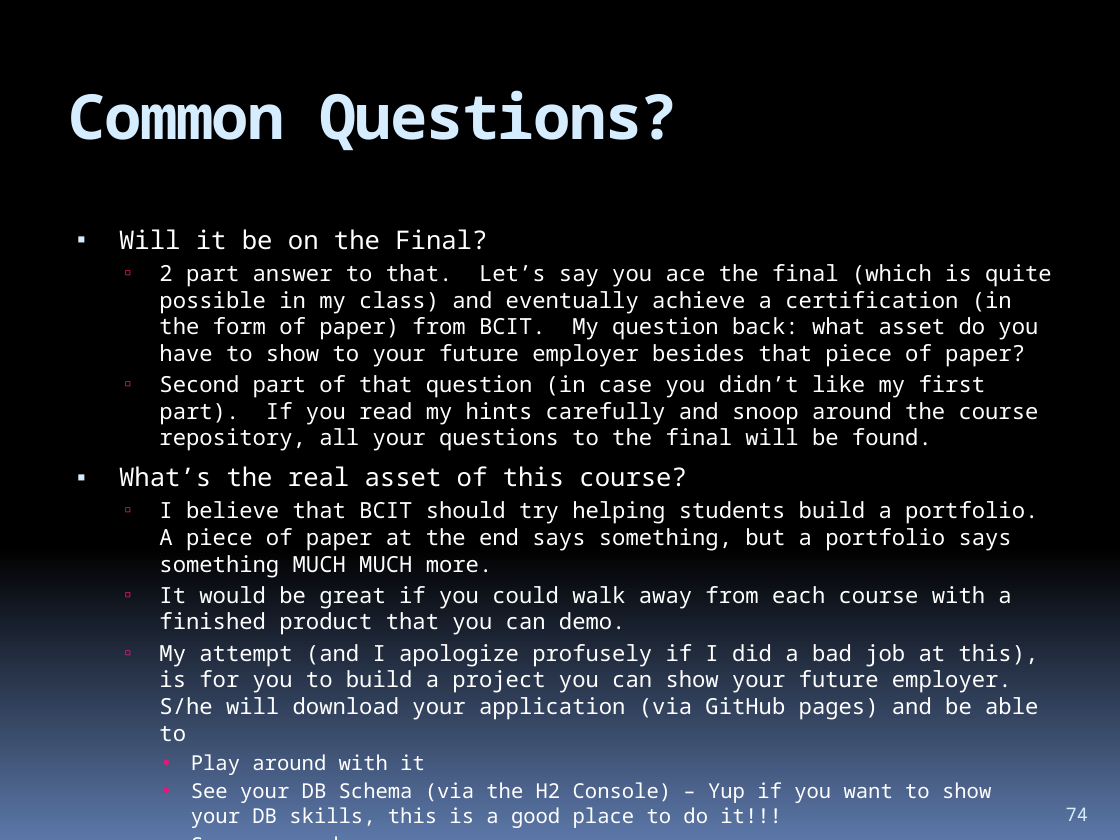
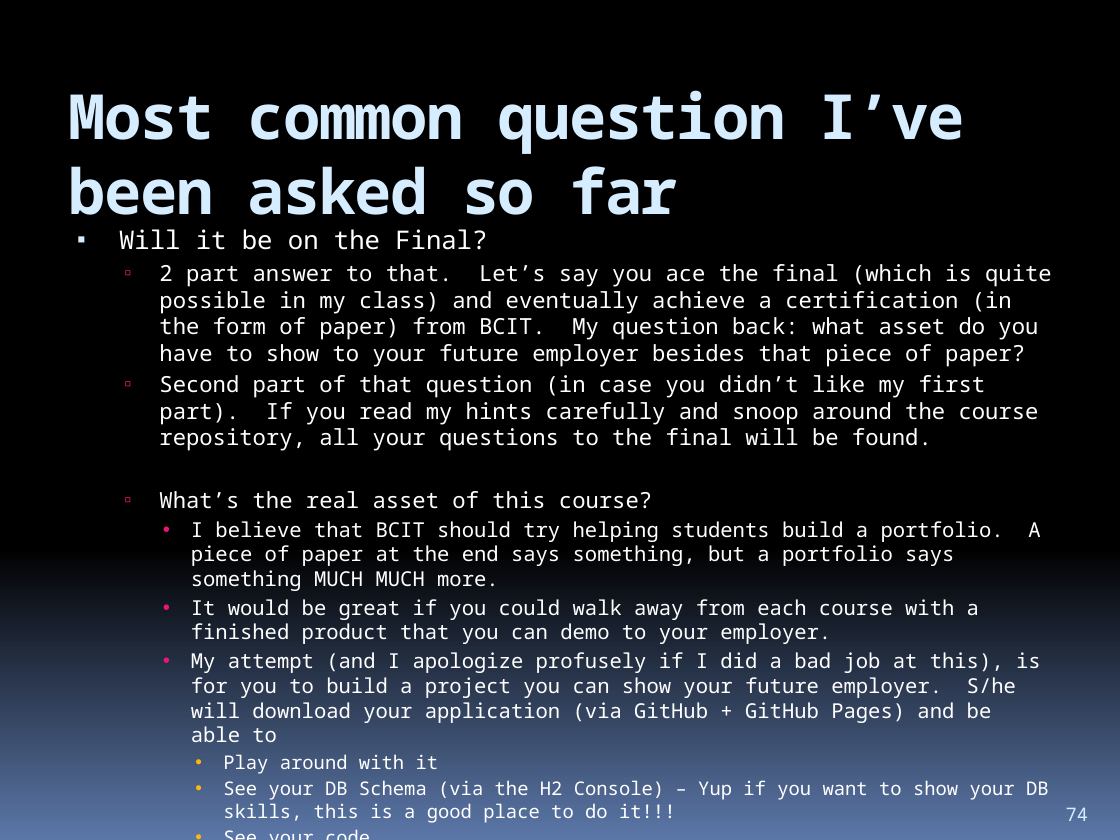
Before and after one commit to hchan/comp2613, a slide deck: slide 74 of coursePresentation.pptx. Drawn at 1120x840 pixels with LibreOffice and Linux fonts; fonts in the diff are those of the drawing. Boxes give left, top, right and bottom in pixels: in the first picture for what was removed or moved away, otherwise in the second. Text is boxed around its words. In the diff, an @@ line names an element or a change of style, - is before the commit and + after.

```diff
--- a/coursePresentation.pptx
+++ b/coursePresentation.pptx
@@ title at (69,90,965,231): text changed @@
-Common Questions?
+Most common question I’ve been asked so far
@@ text at (159,491,1049,823): size 16.5 to 14.3 pt in "What’s the real asset of this course?"; size 14.3 to 13.2 pt in "I believe that BCIT should try helping ..."; size 13.2 to 12.1 pt in "Play around with it", "See your DB Schema (via the H2 ...", "See your code", "See your comments / documentation (index.html (yup!!), ..."; bullet ▪ to ▫; list level 1 to 2 in "What’s the real asset of ..."; bullet colour #D6ECFF to #EA157A; bullet ▫ to •; list level 2 to 3 in "I believe that BCIT should ..."; list level 3 to 4 in "Play around with it"; bullet colour #EA157A to #FEB80A; list level 3 to 4 in "See your DB Schema (via ..."; list level 3 to 4 in "See your code"; list level 3 to 4 in "See your comments / documentation ..." @@
@@ text at (191,599,1041,742): text changed; size 14.3 to 13.2 pt @@
-  ▫ It would be great if you could walk away from each course with a finished product that you can demo.
-  ▫ My attempt (and I apologize profusely if I did a bad job at this), is for you to build a project you can show your future employer. S/he will download your application (via GitHub pages) and be able to
+    • It would be great if you could walk away from each course with a finished product that you can demo to your employer.
+    • My attempt (and I apologize profusely if I did a bad job at this), is for you to build a project you can show your future employer. S/he will download your application (via GitHub + GitHub Pages) and be able to
```
Also in this commit, not shown: 1 other slide changed, 2 other files.
